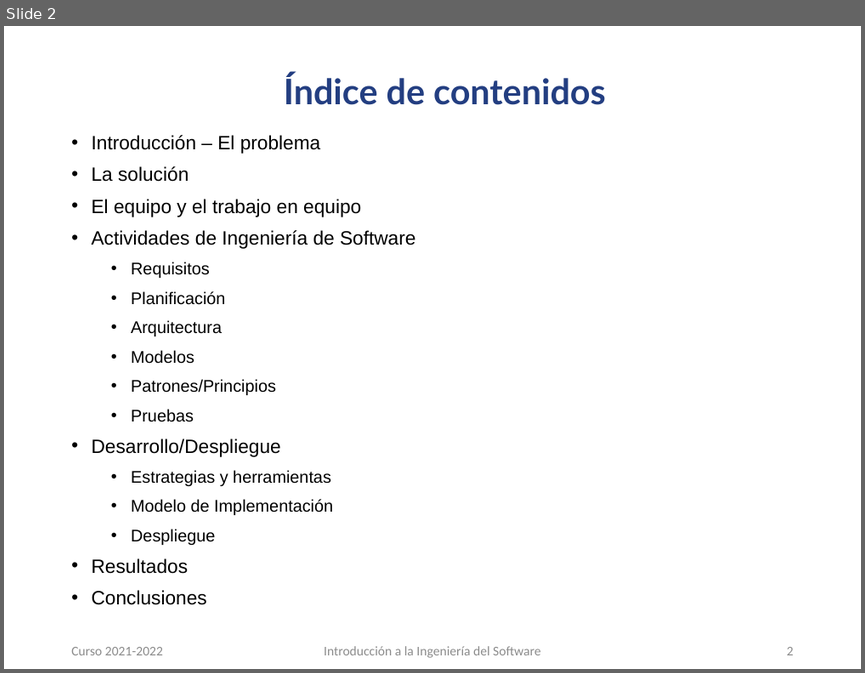
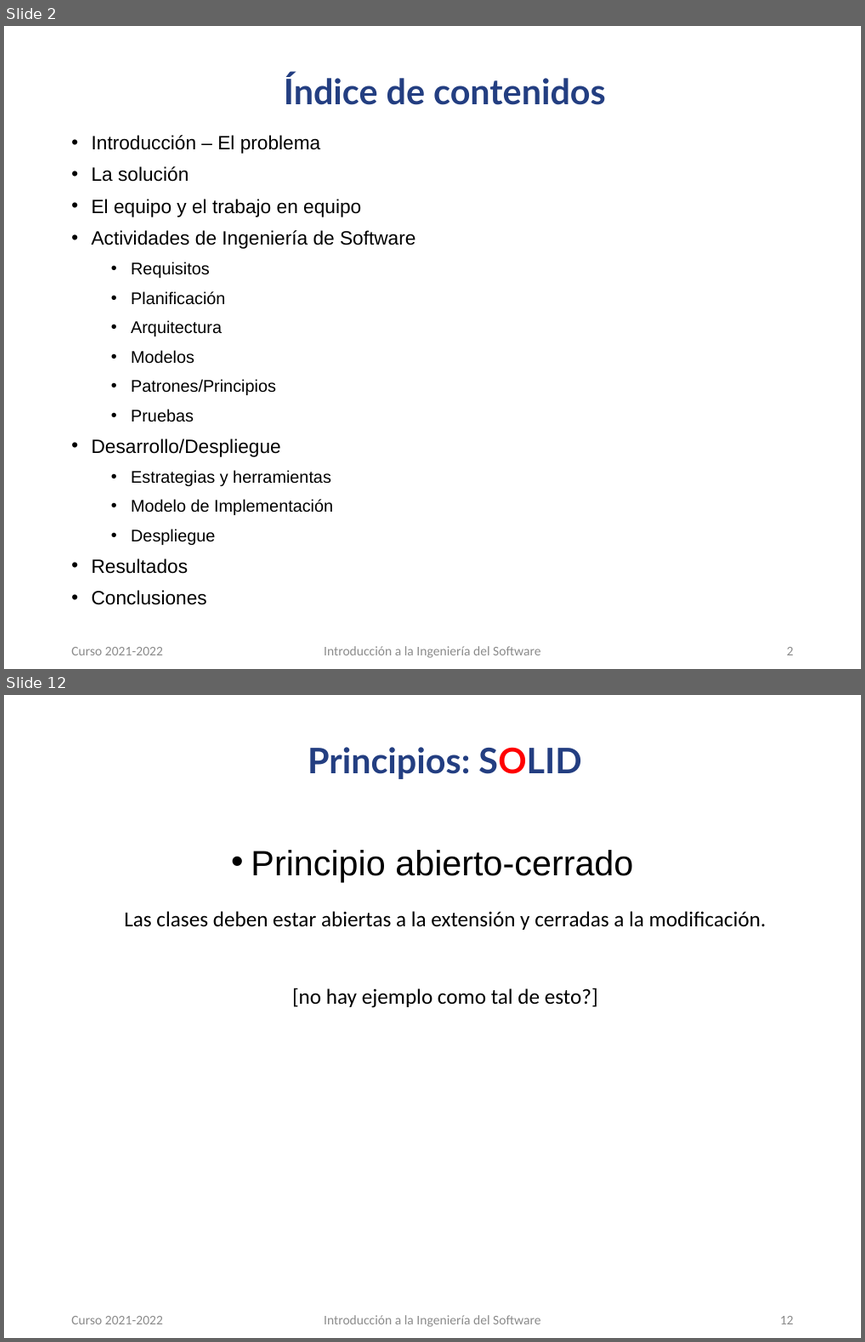
Before and after one commit to carloscmor/PRIMERA_FILA, a slide deck: PFentertainment_presentación.pptx. Shown one above the other, each under a label of ours: slide 2 before the commit, slides 2 and 12 after it; the slides between them are not shown. The pictures are 865x673 and 865x1342 pixels, drawn with LibreOffice and Linux fonts; fonts in the diff are those of the drawing; background and template pictures are left out. Boxes give left, top, right and bottom in pixels: in the first picture for what was removed or moved away, otherwise in the second. Text is boxed around its words. In the diff, an @@ line names an element or a change of style, - is before the commit and + after.

```diff
--- a/PFentertainment_presentación.pptx
+++ b/PFentertainment_presentación.pptx
@@ slide 12 added at box(4, 695, 861, 1338), background #FFFFFF @@
@@ title added at box(307, 747, 581, 779), 29.5 pt, text #233E81, bold @@
+Principios: SOLID
@@ text added at box(250, 850, 633, 882), 29.5 pt, text #000000 @@
+• Principio abierto-cerrado
@@ text added at box(124, 911, 766, 1008), 18 pt, text #000000 @@
+Las clases deben estar abiertas a la extensión y cerradas a la modificación.
+[no hay ejemplo como tal de esto?]
@@ text added at box(71, 1315, 163, 1324), 11.1 pt, text #8C8C8C @@
+Curso 2021-2022
@@ text added at box(324, 1315, 540, 1327), 11.1 pt, text #8C8C8C @@
+Introducción a la Ingeniería del Software
@@ page number added at box(780, 1315, 794, 1324), 11.1 pt, text #8C8C8C @@
+12
```
Also in this commit, not shown: 10 slides changed, 10 other slides added.
